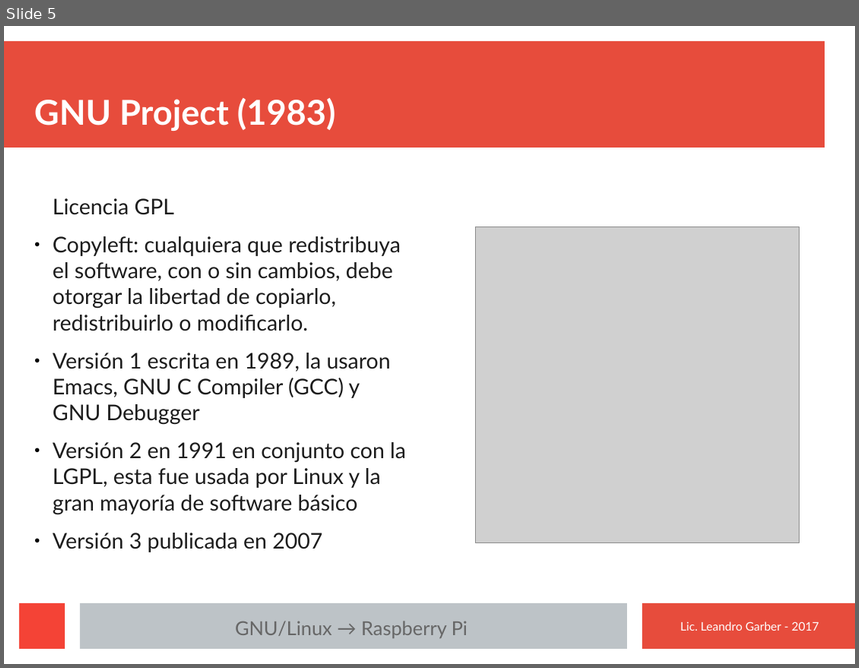
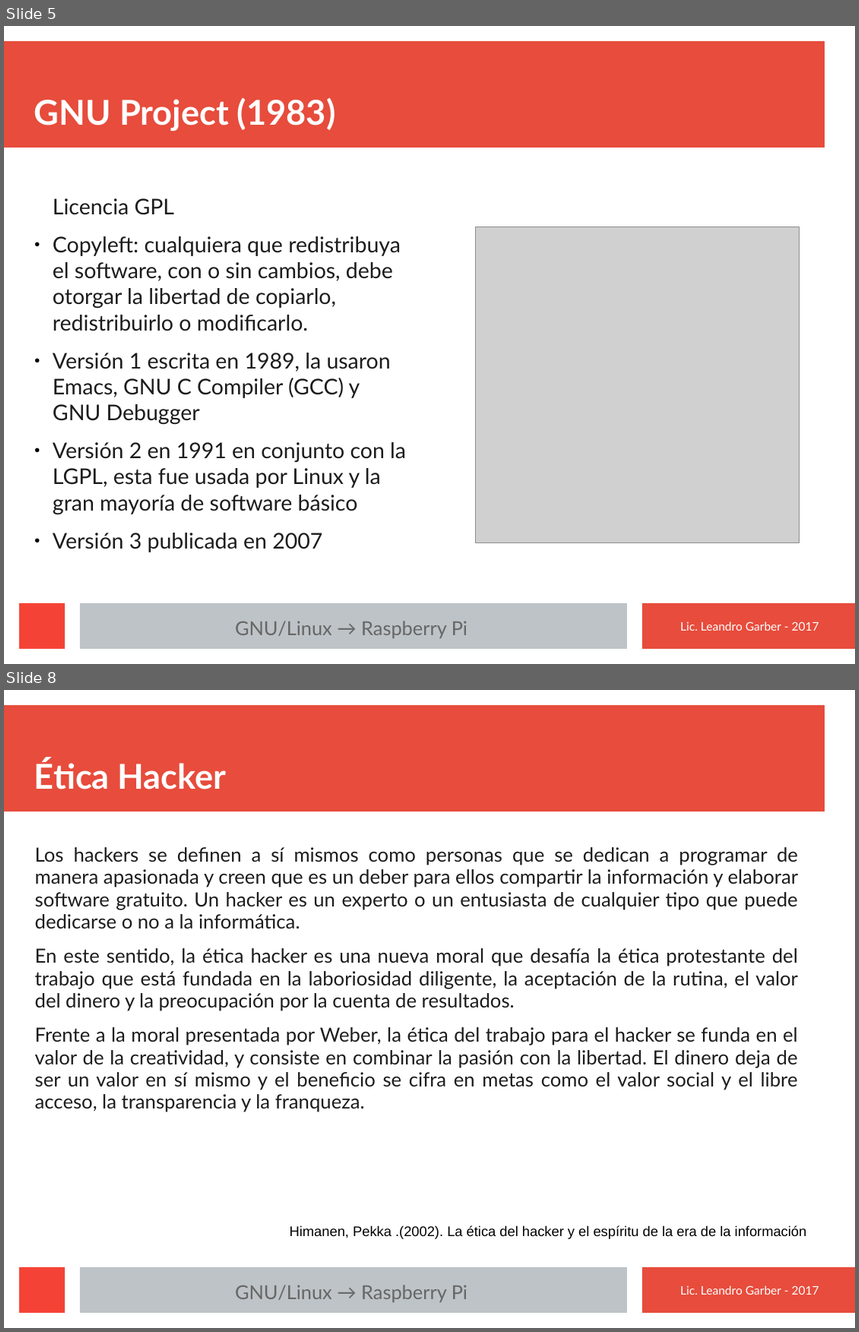
Before and after one commit to macramole/cursoLinux, a slide deck: presentaciones/1-Introduccion.odp. Shown one above the other, each under a label of ours: slide 5 before the commit, slides 5 and 8 after it; the slides between them are not shown. The pictures are 859x668 and 859x1332 pixels, drawn with LibreOffice and Linux fonts; fonts in the diff are those of the drawing; grey boxes stand for pictures. Boxes give left, top, right and bottom in pixels: in the first picture for what was removed or moved away, otherwise in the second. Text is boxed around its words. In the diff, an @@ line names an element or a change of style, - is before the commit and + after.

```diff
--- a/presentaciones/1-Introduccion.odp
+++ b/presentaciones/1-Introduccion.odp
@@ slide 8 added at <box>4,690,855,1328</box>, background #FFFFFF; not listed: 4 template elements that a slide beside it also shows @@
@@ title added at <box>34,759,227,790</box>, 32 pt, text #FFFFFF, bold @@
+Ética Hacker
@@ text added at <box>35,847,799,1113</box>, 18.2 pt, text #1C1C1C @@
+Los hackers se definen a sí mismos como personas que se dedican a programar de manera apasionada y creen que es un deber para ellos compartir la información y elaborar software gratuito. Un hacker es un experto o un entusiasta de cualquier tipo que puede dedicarse o no a la informática.
+En este sentido, la ética hacker es una nueva moral que desafía la ética protestante del trabajo que está fundada en la laboriosidad diligente, la aceptación de la rutina, el valor del dinero y la preocupación por la cuenta de resultados.
+Frente a la moral presentada por Weber, la ética del trabajo para el hacker se funda en el valor de la creatividad, y consiste en combinar la pasión con la libertad. El dinero deja de ser un valor en sí mismo y el beneficio se cifra en metas como el valor social y el libre acceso, la transparencia y la franqueza.
@@ text added at <box>290,1226,807,1239</box>, 13 pt, text #000000 @@
+Himanen, Pekka .(2002). La ética del hacker y el espíritu de la era de la información
@@ text added at <box>235,1285,468,1303</box>, 18 pt, text #666666 @@
+GNU/Linux → Raspberry Pi
@@ text added at <box>680,1286,819,1295</box>, 11 pt, text #FFFFFF @@
+Lic. Leandro Garber - 2017
```
Also in this commit, not shown: 1 slide changed, 9 other slides added, 9 other files.
